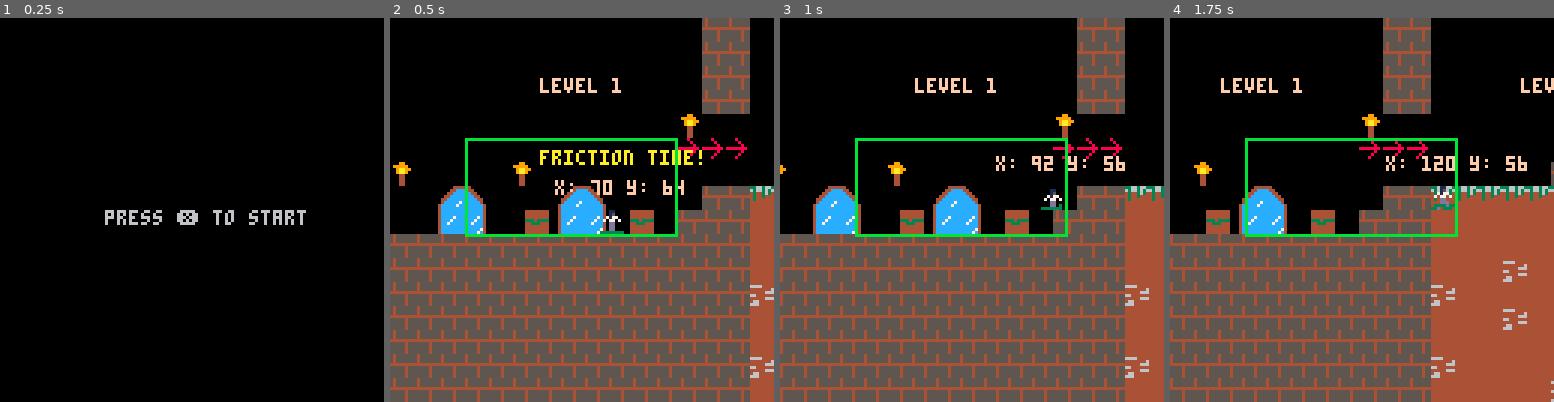
Above: before the commit, frames 1-4 (left to right).
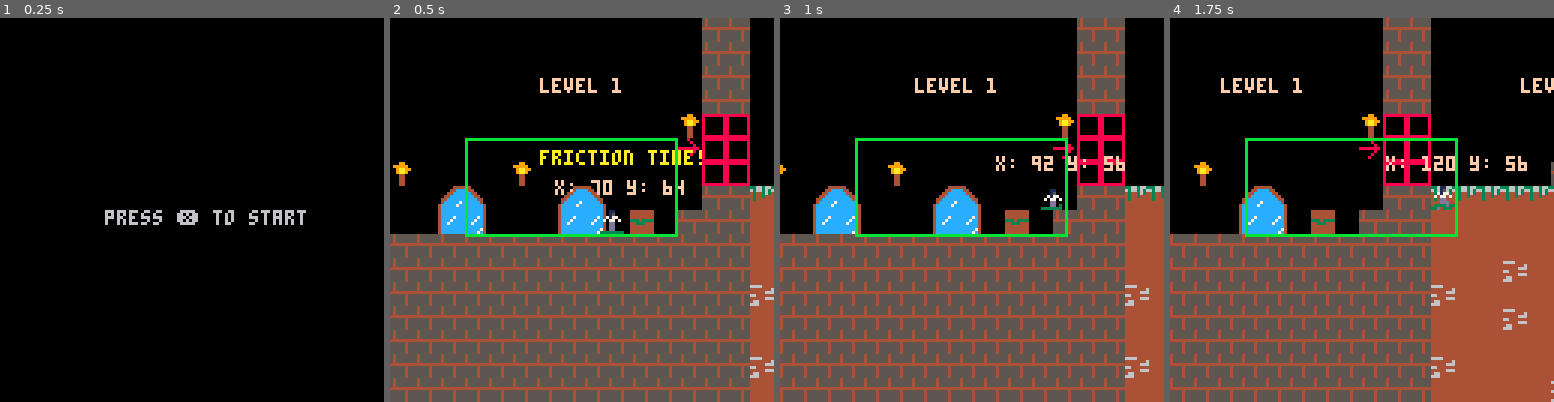
Above: after the commit, the same moments.

Repository: FrederikHR/GDB
Game: PICO-8 cartridge lift.p8
Two runs of this game, one before a commit and one after it. Both use one fixed random seed, a clock stepped at 60 frames per second and the inputs below.
Inputs:
- Up to frame 1 (0.25 s): no input
- Up to frame 2 (0.5 s): tap X (X key) at 0.33 s
- Up to frame 3 (1 s): tap O (Z key) at 0.7 s
- Up to frame 4 (1.75 s): tap X (X key) at 1.07 s; hold Right from 1.6 s (still down); tap O (Z key) at 1.7 s

Frame 1 is identical in both runs. In frame 2, 1.5% of the frame differs, in the area x 35-94%, y 25-57%; in frame 3, 1.5%; in frame 4, 1.4%.

Commit message:
can move to the right only

Diff:
--- a/lift.p8
+++ b/lift.p8
@@ -50,6 +50,8 @@
 friction=0.85
 
 function game_init()
+
+	c_change_room = cocreate(change_room)
 	play_sound(sounds.start) -- start up sound
 	_update=game_update
 	_draw=game_draw
@@ -69,6 +70,25 @@
 end
 
 function game_update()
+	if c_change_room and costatus(c_change_room)!="dead" then
+		if collide_map(p, "right", 7) then
+			dir = "right"
+			coresume(c_change_room)
+		end
+	else
+		c_change_room = nil
+	end
+
+
+
+	if c_change_room and costatus(c_change_room)!="dead" then
+		if collide_map(p, "left", 7) then
+			dir = "left"
+			coresume(c_change_room)
+		end
+	else
+		c_change_room = nil
+	end
 	--if (btnp(🅾️)) gameover_init() --game over
 	update_player()
 	--if (v.active) update_vine()
@@ -80,7 +100,7 @@
 	print("level 1",50,20, 15)
 	print("level 2",150,20, 15)
 
-	spr(74, 45, 64)
+
 	camera(cx,cy)
 	map(0, 0)
 	draw_player()
@@ -497,6 +518,44 @@
 		cy += diffy
 		box.y += diffy
 	end
+end
+
+function change_room()
+	local dx = p.dx
+	local dy = p.dy
+	local l_gravity = gravity
+	if dir == "right" then
+		x = 1
+		for i=0, 30 do
+			cx += x+2
+			box.x += x
+			p.dx = 0
+			p.dy = 0
+			gravity = 0
+			yield()
+		end
+		p.x += 8
+
+	end
+
+
+	if dir == "left" then
+
+		for i=0, 127 do
+			cx -= i
+			box.x -= i
+			yield()
+		end
+		p.x -= 8
+
+	end
+
+		p.dx = dx
+		p.dy = dy
+		gravity = l_gravity
+		dir = ""
+
+
 end
 __gfx__
 00000000000110000001100000011000000110000001100000011000000000000000000000000000000000000000000000000000000000000000000000000000
@@ -531,14 +590,14 @@
 00003000000000000000000000000000000000000000000000000000000000000000000000000000000000000000000000000000000000000000000000000000
 00003330000000000000000000000000000000000000000000000000000000000000000000000000000000000000000000000000000000000000000000000000
 00333330000000000000000000000000000000000000000000000000000000000000000000000000000000000000000000000000000000000000000000000000
-545555550009900000080000000440000000044444400000b3334434336636634444444444444444444444440000000000000000000000000000000000000000
-54555555099999000000800000444400000044cccc440000b4434433636636366666444444444444444444440000000000000000000000000000000000000000
-54555555009aa99000000800044cc44000044cccccc44000b4344443434436344444444644444444444444440000000000000000000000000000000000000000
-44444444009aa9008888888044ccc7440044cccccccc4400b433444b434434444444466644444444333433333330033300000000000000000000000000000000
-55555455000440000000080044cc7c44044cccccccccc44033b33bbb434444446644444444444444443334440033330000000000000000000000000000000000
-55555455000440000000800044cccc4404ccccc7cccccc404344bb44444444444444466644444444444444440000000000000000000000000000000000000000
-55555455000440000008000044c7cc444ccccc7cccccccc44344b444444444444664444444444444444444440000000000000000000000000000000000000000
-555554550004400000000000447ccc444cccccccccccccc44344b444444444446664444444444444444444440000000000000000000000000000000000000000
+545555550009900000080000000440000000044444400000b3334434336636634444444444444444444444440000000088888888000000000000000000000000
+54555555099999000000800000444400000044cccc440000b4434433636636366666444444444444444444440000000080000008000000000000000000000000
+54555555009aa99000000800044cc44000044cccccc44000b4344443434436344444444644444444444444440000000080000008000000000000000000000000
+44444444009aa9008888888044ccc7440044cccccccc4400b433444b434434444444466644444444333433333330033380000008000000000000000000000000
+55555455000440000000080044cc7c44044cccccccccc44033b33bbb434444446644444444444444443334440033330080000008000000000000000000000000
+55555455000440000000800044cccc4404ccccc7cccccc404344bb44444444444444466644444444444444440000000080000008000000000000000000000000
+55555455000440000008000044c7cc444ccccc7cccccccc44344b444444444444664444444444444444444440000000080000008000000000000000000000000
+555554550004400000000000447ccc444cccccccccccccc44344b444444444446664444444444444444444440000000088888888000000000000000000000000
 000000000000000000000000000000004cccccccccccccc400000000000000000000000000000000000000000000000000000000000000000000000000000000
 000000000000000000000000000000004cccccccccccccc400000000000000000000000000000000000000000000000000000000000000000000000000000000
 000000000000000000000000000000004cccc7ccccccc7c400000000000000000000000000000000000000000000000000000000000000000000000000000000
@@ -628,16 +687,16 @@
 00000000000000000000000000000000000000000000000000000000000000000000646464646464646464646464646464646464646464646464646464646464
 64646464000000000000000000000000000000000000000000000000000000000000000000000000000000000000000000000000000000000000000000000000
 __gff__
-0000000000000000000000000000000000000000000000000000000000000000000000000000000000000000000000000000000000000000000000000000000003000000000003030303070300000000000000000000000000000000000000000000000000000000000000000000000000000000000000000000000000000000
+0000000000000000000000000000000000000000000000000000000000000000000000000000000000000000000000000000000000000000000000000000000003000000000003030303070380000000000000000000000000000000000000000000000000000000000000000000000000000000000000000000000000000000
 0000000000000000000000000000000000000000000000000000000000000000000000000000000000000000000000000000000000000000000000000000000000000000000000000000000000000000000000000000000000000000000000000000000000000000000000000000000000000000000000000000000000000000
 __map__
 5050505050505050505050505040400000000000000000000000000000000000400000000000000000000000000000000000000000000000000000000000000000000000000000000000000000000000000000000000000000000000000000000000000000000000000000000000000000000000000000000000000000000000
 5050505050505050500050505040400000000000000000000000000000000000400000000000000000000000000000000000000000000000000000000000000000000000000000000000000000000000000000000000000000000000000000000000000000000000000000000000000000000000000000000000000000000000
 5050505050505050505050505040400000000000000000000000000000000000400000000000000000000000000000000000000000000000000000000000000000000000000000000000000000000000000000000000000000000000000000000000000000000000000000000000000000000000000000000000000000000000
 5050505050505050505050505040400000000000000000000000000000000000400000000000000000000000000000000000000000000000000000000000000000000000000000000000000000000000000000000000000000000000000000000000000000000000000000000000000000000000000000000000000000000000
-5050505050505050505050504150500000000000000000004046000000000000000000000000000000000000000000000000000000000000000000000000000000000000000000000000000000000000000000000000000000000000000000000000000000000000000000000000000000000000000000000000000000000000
-5052505050505050505050504242425000000000004040400000004600000000000000000000000000000000000000000000000000000000000000000000000000000000000000000000000000000000000000000000000000000000000000000000000000000000000000000000000000000000000000000000000000000000
-4152505050415050505050500000005000000000400000000000460046000000000000000000000000000000000000000000000000000000000000000000000000000000000000000000000000000000000000000000000000000000000000000000000000000000000000000000000000000000000000000000000000000000
+505050505050505050505050414c4c0000000000000000004046000000000000000000000000000000000000000000000000000000000000000000000000000000000000000000000000000000000000000000000000000000000000000000000000000000000000000000000000000000000000000000000000000000000000
+505250505050505050505050424c4c5000000000004040400000004600000000000000000000000000000000000000000000000000000000000000000000000000000000000000000000000000000000000000000000000000000000000000000000000000000000000000000000000000000000000000000000000000000000
+415250505041505050505050004c4c5000000000400000000000460046000000000000000000000000000000000000000000000000000000000000000000000000000000000000000000000000000000000000000000000000000000000000000000000000000000000000000000000000000000000000000000000000000000
 5050444550505044455050500040404747474747474747474747474747474747474747474747470000000000000000000000000000000000000000000000000000000000000000000000000000000000000000000000000000000000000000000000000000000000000000000000000000000000000000000000000000000000
 505054555050505455504a504040404949494949494948494949494949494949000000000000004600000000000000000000000000000000000000000040000000000000000000000000000000000000000000000000000000000000000000000000000000000000000000000000000000000000000000000000000000000000
 4040404040404040404040404040404949494949494949494949494949484948000000000000004646000000000000000000000000000000000000000040000000000000000000000000000000000000000000000000000000000000000000000000000000000000000000000000000000000000000000000000000000000000
